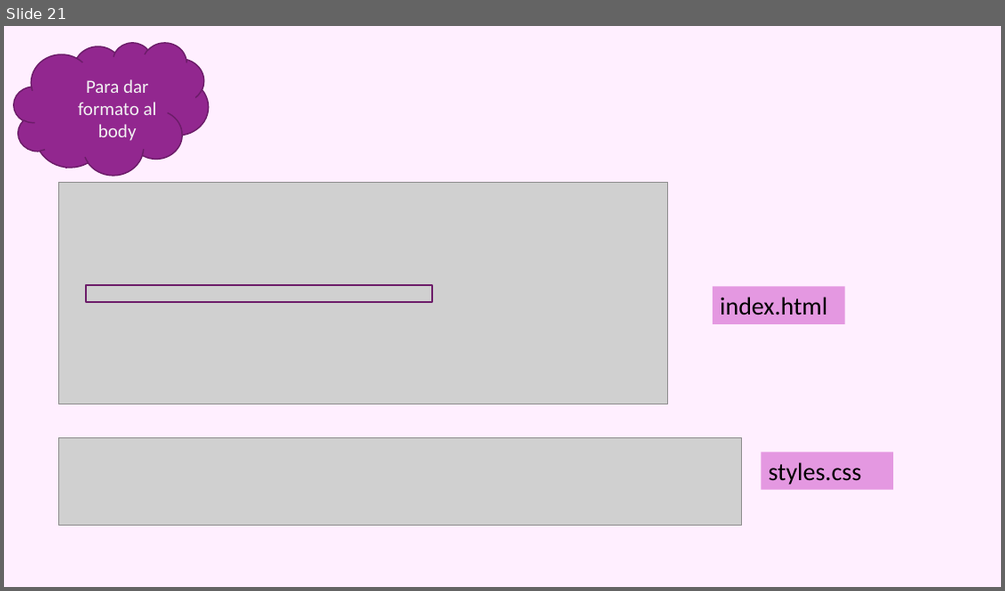
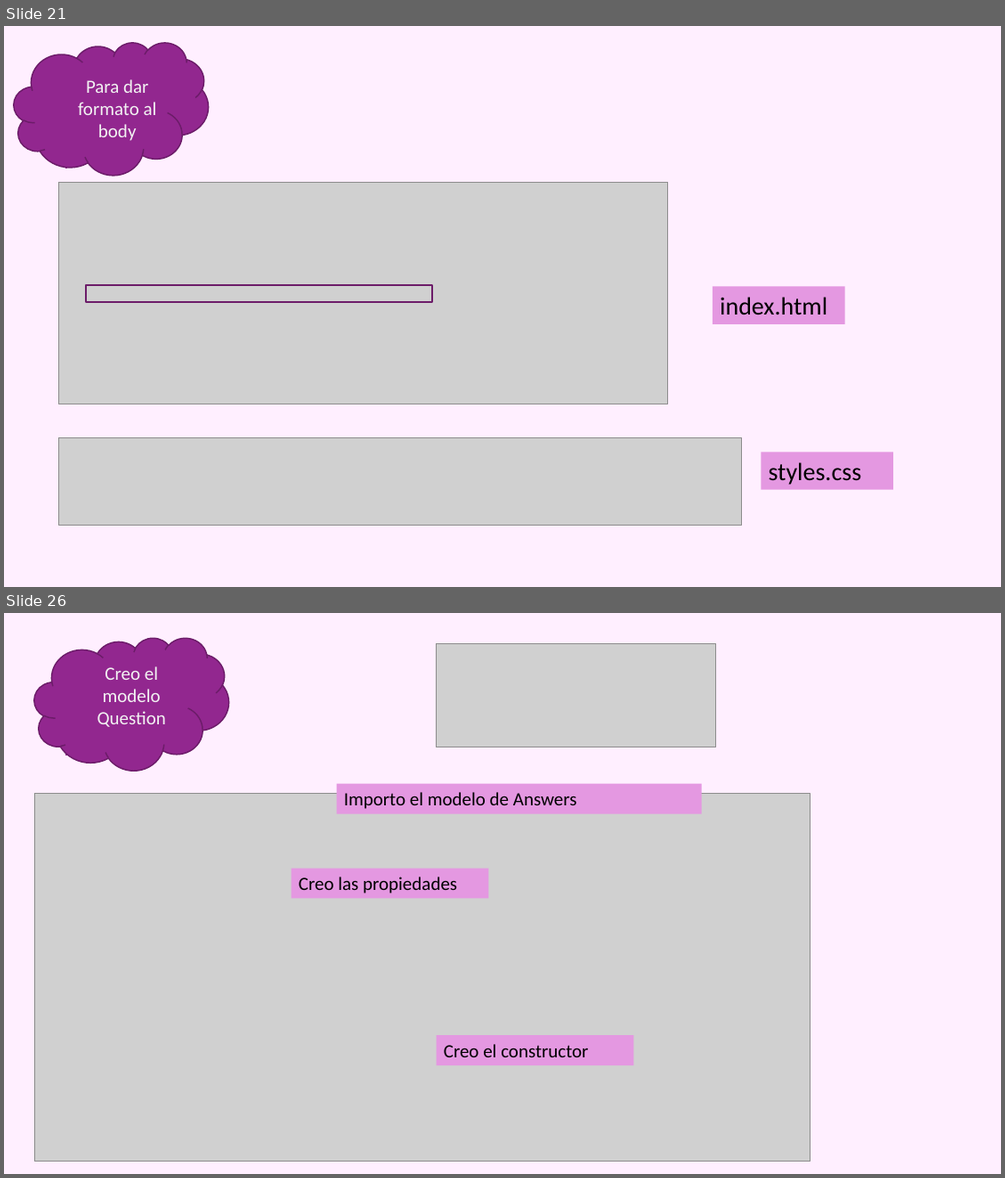
Before and after one commit to azaharafernandezguizan/STEMTrivial, a slide deck: Documents/Trivial_Aurelia.pptx. Shown one above the other, each under a label of ours: slide 21 before the commit, slides 21 and 26 after it; the slides between them are not shown. The pictures are 1005x591 and 1005x1178 pixels, drawn with LibreOffice and Linux fonts; fonts in the diff are those of the drawing; grey boxes stand for pictures. Boxes give left, top, right and bottom in pixels: in the first picture for what was removed or moved away, otherwise in the second. Text is boxed around its words. In the diff, an @@ line names an element or a change of style, - is before the commit and + after.

```diff
--- a/Documents/Trivial_Aurelia.pptx
+++ b/Documents/Trivial_Aurelia.pptx
@@ slide 26 added at <box>4,613,1001,1174</box>, background #FFEFFF; not listed: 1 template element that a slide beside it also shows @@
@@ cloud added at <box>34,638,229,770</box>, fill #92278F, outline #6C1D6A 1.25 pt @@
@@ picture added at <box>437,643,716,747</box> @@
@@ text added at <box>97,666,166,727</box>, 18 pt, text #F2F2F2 @@
+Creo el modelo Question
@@ picture added at <box>34,794,810,1162</box> @@
@@ rectangle added at <box>337,784,702,813</box>, fill #E498E1, 18 pt, text #000000 @@
+Importo el modelo de Answers
@@ rectangle added at <box>291,868,488,898</box>, fill #E498E1, 18 pt, text #000000 @@
+Creo las propiedades
@@ rectangle added at <box>437,1035,633,1064</box>, fill #E498E1, 18 pt, text #000000 @@
+Creo el constructor
```
Also in this commit, not shown: 2 slides changed, 6 other slides added, 1 slide removed, 5 other files.
